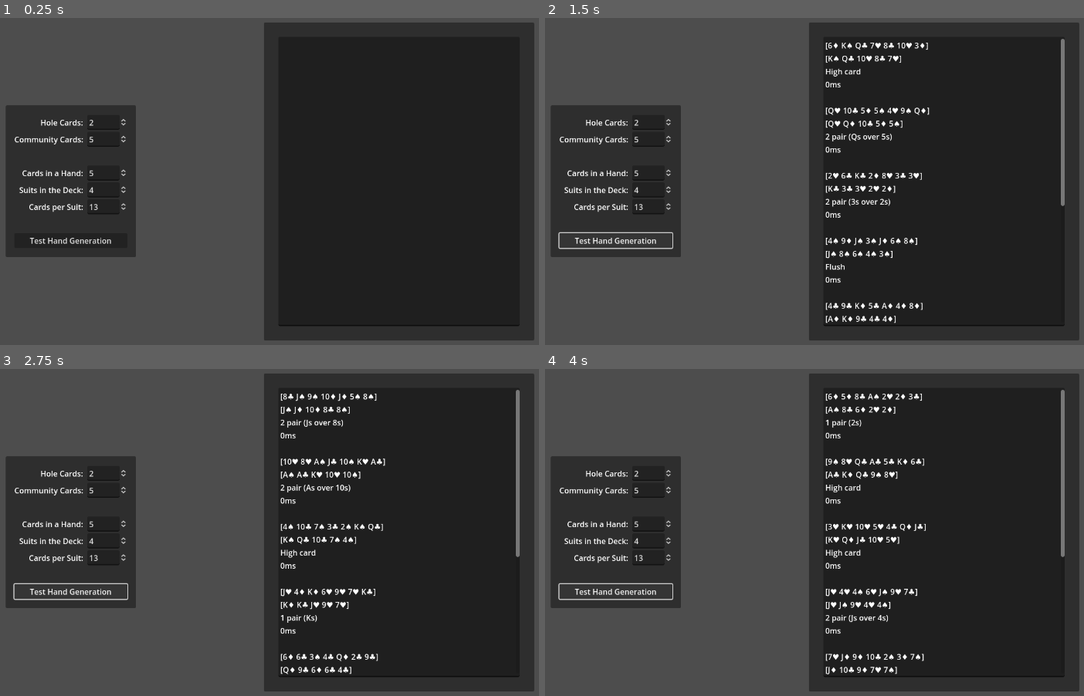
Above: before the commit, frames 1-4 (two rows, left to right).
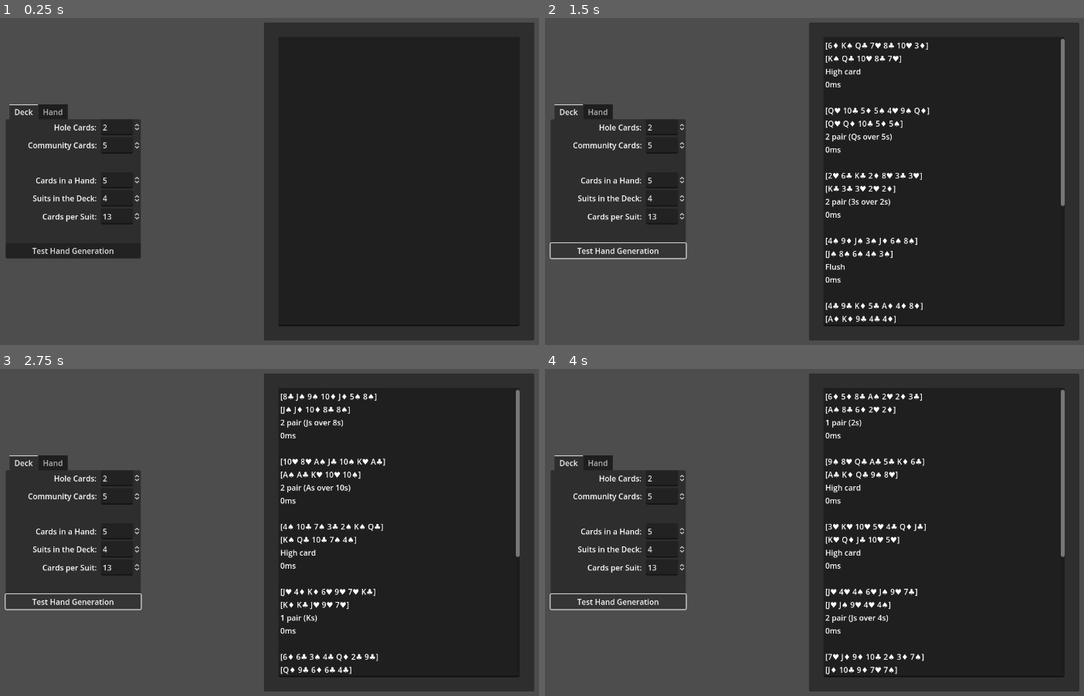
Above: after the commit, the same moments.

Repository: rwilson02/Poker-Party
Game: Godot game, scene res://scenes/debug/test_hands.tscn
The game is run twice, just before and just after one commit, with the same random seed, the same clock (stepped at 60 frames per second) and the same inputs. The project has no main scene, so this scene is started directly.
Inputs:
- Up to frame 1 (0.25 s): no input
- Up to frame 2 (1.5 s): click "Test Hand Generation" at 0.5 s; click "Test Hand Generation" at 1.25 s
- Up to frame 3 (2.75 s): click "Test Hand Generation" at 2 s
- Up to frame 4 (4 s): tap Enter at 2.75 s; tap Space at 3.5 s

The runs differ from the first frame. In frame 1, 2.6% of the frame differs, in the area x 1-27%, y 26-74%; in frame 2, 2.9%, in the area x 0-27%, y 26-74%; in frame 3, 2.9%; in frame 4, 2.9%.

Commit message:
rearrange the test scene
i got tired of hitting the single hand button when i wanted to do the deck test so i made them separate tabs in a tab container. also i forgot 6 of a kind support so that exists now

Diff:
--- a/scenes/debug/test_hands.tscn
+++ b/scenes/debug/test_hands.tscn
@@ -11,114 +11,127 @@
 grow_vertical = 2
 script = ExtResource("1_yr0r1")
 
-[node name="Config" type="Panel" parent="."]
+[node name="Config" type="TabContainer" parent="."]
 layout_mode = 0
 offset_left = 135.0
-offset_top = 202.0
-offset_right = 405.0
-offset_bottom = 517.0
+offset_top = 200.0
+offset_right = 415.0
+offset_bottom = 520.0
 
-[node name="VBoxContainer" type="VBoxContainer" parent="Config"]
-layout_mode = 1
-anchors_preset = 8
-anchor_left = 0.5
-anchor_top = 0.5
-anchor_right = 0.5
-anchor_bottom = 0.5
-offset_left = -117.0
-offset_top = -138.0
-offset_right = 117.0
-offset_bottom = 138.0
-grow_horizontal = 2
-grow_vertical = 2
-
-[node name="Hole" type="HBoxContainer" parent="Config/VBoxContainer"]
+[node name="Deck" type="VBoxContainer" parent="Config"]
 layout_mode = 2
 
-[node name="Label" type="Label" parent="Config/VBoxContainer/Hole"]
+[node name="Hole" type="HBoxContainer" parent="Config/Deck"]
+layout_mode = 2
+size_flags_vertical = 3
+
+[node name="Label" type="Label" parent="Config/Deck/Hole"]
 layout_mode = 2
 size_flags_horizontal = 3
 text = "Hole Cards: "
 horizontal_alignment = 2
 
-[node name="SpinBox" type="SpinBox" parent="Config/VBoxContainer/Hole"]
+[node name="SpinBox" type="SpinBox" parent="Config/Deck/Hole"]
 layout_mode = 2
 min_value = 1.0
 max_value = 3.0
 value = 2.0
 
-[node name="Comm" type="HBoxContainer" parent="Config/VBoxContainer"]
+[node name="Comm" type="HBoxContainer" parent="Config/Deck"]
 layout_mode = 2
+size_flags_vertical = 3
 
-[node name="Label" type="Label" parent="Config/VBoxContainer/Comm"]
+[node name="Label" type="Label" parent="Config/Deck/Comm"]
 layout_mode = 2
 size_flags_horizontal = 3
 text = "Community Cards: "
 horizontal_alignment = 2
 
-[node name="SpinBox" type="SpinBox" parent="Config/VBoxContainer/Comm"]
+[node name="SpinBox" type="SpinBox" parent="Config/Deck/Comm"]
 layout_mode = 2
 min_value = 3.0
 max_value = 7.0
 value = 5.0
 
-[node name="Control" type="Control" parent="Config/VBoxContainer"]
+[node name="Control" type="Control" parent="Config/Deck"]
 custom_minimum_size = Vector2(0, 31)
 layout_mode = 2
 
-[node name="Hand" type="HBoxContainer" parent="Config/VBoxContainer"]
+[node name="Hand" type="HBoxContainer" parent="Config/Deck"]
 layout_mode = 2
+size_flags_vertical = 3
 
-[node name="Label" type="Label" parent="Config/VBoxContainer/Hand"]
+[node name="Label" type="Label" parent="Config/Deck/Hand"]
 layout_mode = 2
 size_flags_horizontal = 3
 text = "Cards in a Hand: "
 horizontal_alignment = 2
 
-[node name="SpinBox" type="SpinBox" parent="Config/VBoxContainer/Hand"]
+[node name="SpinBox" type="SpinBox" parent="Config/Deck/Hand"]
 layout_mode = 2
 min_value = 4.0
 max_value = 6.0
 value = 5.0
 
-[node name="Suits" type="HBoxContainer" parent="Config/VBoxContainer"]
+[node name="Suits" type="HBoxContainer" parent="Config/Deck"]
 layout_mode = 2
+size_flags_vertical = 3
 
-[node name="Label" type="Label" parent="Config/VBoxContainer/Suits"]
+[node name="Label" type="Label" parent="Config/Deck/Suits"]
 layout_mode = 2
 size_flags_horizontal = 3
 text = "Suits in the Deck: "
 horizontal_alignment = 2
 
-[node name="SpinBox" type="SpinBox" parent="Config/VBoxContainer/Suits"]
+[node name="SpinBox" type="SpinBox" parent="Config/Deck/Suits"]
 layout_mode = 2
 min_value = 2.0
 max_value = 6.0
 value = 4.0
 
-[node name="Values" type="HBoxContainer" parent="Config/VBoxContainer"]
+[node name="Values" type="HBoxContainer" parent="Config/Deck"]
 layout_mode = 2
+size_flags_vertical = 3
 
-[node name="Label" type="Label" parent="Config/VBoxContainer/Values"]
+[node name="Label" type="Label" parent="Config/Deck/Values"]
 layout_mode = 2
 size_flags_horizontal = 3
 text = "Cards per Suit: "
 horizontal_alignment = 2
 
-[node name="SpinBox" type="SpinBox" parent="Config/VBoxContainer/Values"]
+[node name="SpinBox" type="SpinBox" parent="Config/Deck/Values"]
 layout_mode = 2
 min_value = 7.0
 max_value = 19.0
 step = 3.0
 value = 13.0
 
-[node name="Control2" type="Control" parent="Config/VBoxContainer"]
+[node name="Control2" type="Control" parent="Config/Deck"]
 custom_minimum_size = Vector2(0, 31)
 layout_mode = 2
 
-[node name="Button" type="Button" parent="Config/VBoxContainer"]
+[node name="Generate" type="Button" parent="Config/Deck"]
 layout_mode = 2
 text = "Test Hand Generation"
+
+[node name="Hand" type="VBoxContainer" parent="Config"]
+visible = false
+layout_mode = 2
+
+[node name="Label" type="Label" parent="Config/Hand"]
+layout_mode = 2
+text = "Lets you test how the program gets the best hand out of a particular set of inputs, subject to the rules on the other tab.
+
+Enter a list of values from 0 (inclusive) to %s (exclusive), separated by spaces."
+horizontal_alignment = 1
+autowrap_mode = 2
+
+[node name="HandInput" type="LineEdit" parent="Config/Hand"]
+layout_mode = 2
+
+[node name="TestHand" type="Button" parent="Config/Hand"]
+layout_mode = 2
+text = "Test Specific Hand"
 
 [node name="Output" type="Panel" parent="."]
 layout_mode = 0
@@ -150,4 +163,6 @@
 virtual_keyboard_enabled = false
 middle_mouse_paste_enabled = false
 
-[connection signal="pressed" from="Config/VBoxContainer/Button" to="." method="do_generation_test"]
+[connection signal="tab_changed" from="Config" to="." method="on_tab_changed"]
+[connection signal="pressed" from="Config/Deck/Generate" to="." method="do_generation_test"]
+[connection signal="pressed" from="Config/Hand/TestHand" to="." method="do_hand_test"]
--- a/scripts/debug/hand_generation.gd
+++ b/scripts/debug/hand_generation.gd
@@ -1,20 +1,21 @@
 extends Node
 
-@onready var hole_selection = $"Config/VBoxContainer/Hole/SpinBox".get_line_edit()
-@onready var comm_selection = $"Config/VBoxContainer/Comm/SpinBox".get_line_edit()
-@onready var hand_selection = $"Config/VBoxContainer/Hand/SpinBox".get_line_edit()
-@onready var suit_selection = $"Config/VBoxContainer/Suits/SpinBox".get_line_edit()
-@onready var vals_selection = $"Config/VBoxContainer/Values/SpinBox".get_line_edit()
+@onready var hole_selection = $Config/Deck/Hole/SpinBox.get_line_edit()
+@onready var comm_selection = $Config/Deck/Comm/SpinBox.get_line_edit()
+@onready var hand_selection = $Config/Deck/Hand/SpinBox.get_line_edit()
+@onready var suit_selection = $Config/Deck/Suits/SpinBox.get_line_edit()
+@onready var vals_selection = $Config/Deck/Values/SpinBox.get_line_edit()
+@onready var hand_explainer = $Config/Hand/Label
+@onready var hand_input = $Config/Hand/HandInput
 @onready var output_box = $Output/TextEdit
+var explanation
+
+func _ready():
+	explanation = hand_explainer.text
 
 func do_generation_test():
 	output_box.clear()
-
-	Rules.SUITS = suit_selection.text.to_int()
-	Rules.VALS_PER_SUIT = vals_selection.text.to_int()
-	Rules.HOLE_CARDS = hole_selection.text.to_int()
-	Rules.COMM_CARDS = comm_selection.text.to_int()
-	Rules.CARDS_PER_HAND = hand_selection.text.to_int()
+	set_rules()
 
 	var deck = range(0, Rules.SUITS * Rules.VALS_PER_SUIT)
 	deck.shuffle()
@@ -42,3 +43,47 @@
 			output_box.set_line(current_line, "Error (Not enough cards to make a hand)")
 
 	Rules.reset()
+
+func do_hand_test():
+	output_box.clear()
+
+	var invalid = false
+
+	var input_cards = hand_input.text.split(" ", false) as Array
+	for i in input_cards.size():
+		if input_cards[i].is_valid_int():
+			input_cards[i] = input_cards[i].to_int()
+		else:
+			invalid = true # Something isn't an integer
+			break
+
+	if invalid:
+		output_box.set_line(0, "Error (Noninteger or nonspace in text box)")
+		return
+	elif input_cards.size() < Rules.CARDS_PER_HAND:
+		output_box.set_line(0, "Error (Too few cards to make a hand)")
+		return
+	elif input_cards.any(func(c): return c >= Rules.SUITS * Rules.VALS_PER_SUIT):
+		output_box.set_line(0, "Error (Card index out of range of deck size)")
+		return
+
+	var best_hand = Hand.get_best_hand(input_cards, Rules.CARDS_PER_HAND)
+
+	if best_hand.rank != "":
+		output_box.set_line(0, "%s\n" % Rules.hand_to_string(input_cards))
+		output_box.set_line(1, "%s\n" % Rules.hand_to_string(best_hand.cards))
+		output_box.set_line(2, best_hand.get_name() + "\n")
+
+	Rules.reset()
+
+func set_rules():
+	Rules.SUITS = suit_selection.text.to_int()
+	Rules.VALS_PER_SUIT = vals_selection.text.to_int()
+	Rules.HOLE_CARDS = hole_selection.text.to_int()
+	Rules.COMM_CARDS = comm_selection.text.to_int()
+	Rules.CARDS_PER_HAND = hand_selection.text.to_int()
+
+func on_tab_changed(tab):
+	if tab == 1:
+		set_rules()
+		hand_explainer.text = explanation % (Rules.SUITS * Rules.VALS_PER_SUIT)
--- a/scripts/hand.gd
+++ b/scripts/hand.gd
@@ -32,12 +32,12 @@
 	runs.sort_custom(func(a,b): return a[0] > b[0])
 
 	match [is_straight, is_flush]:
-		[true, true]:
-			self.rank = "SF"
+		[true, var also_flush]:
 			self.kickerA = self.cards.front()
-		[true, false]:
-			self.rank = "ST"
-			self.kickerA = self.cards.front()
+			if Rules.get_value(self.kickerA) == Rules.VALS_PER_SUIT - 1:
+				if Rules.get_value(self.cards[1]) == 3:
+					self.kickerA = self.cards[1]
+			self.rank = "SF" if also_flush else "ST"
 		[false, true]:
 			self.rank = "FL"
 		[false, false]:
@@ -46,10 +46,11 @@
 				1:
 					self.kickerA = runs[0][1]
 					match runs[0][0]:
+						6: self.rank = "6K"
+						5: self.rank = "5K"
+						4: self.rank = "4K"
+						3: self.rank = "3K"
 						2: self.rank = "1P"
-						3: self.rank = "3K"
-						4: self.rank = "4K"
-						5: self.rank = "5K"
 				2:
 					self.kickerA = runs[0][1]
 					self.kickerB = runs[1][1]
@@ -76,6 +77,9 @@
 	var properB = Rules.get_proper_value(kickerB)
 
 	match rank:
+		"6K":
+			hand_name = "6-of-a-kind (%ss)"
+			return hand_name % properA
 		"5K":
 			hand_name = "5-of-a-kind (%ss)"
 			return hand_name % properA
@@ -109,6 +113,25 @@
 		"":
 			hand_name = "Invalid hand"
 
+func sequential(array):
+	var is_sequential = true
+	for i in array.size() - 1:
+		is_sequential = is_sequential and (array[i] - 1 == array[i+1])
+		if not is_sequential: break
+
+	var ace_low_test = range(array.size() - 1)
+	ace_low_test.append(Rules.VALS_PER_SUIT - 1)
+	ace_low_test.reverse()
+
+	return is_sequential or (array == ace_low_test)
+
+func all_equal(array):
+	var equal = true
+	for i in array.size() - 1:
+		equal = equal and (array[i] == array[i+1])
+		if not equal: break
+	return equal
+
 static func sort(a: Hand, b:Hand) -> bool:
 	if a.rank != b.rank:
 		return Rules.HAND_RANKS[a.rank] > Rules.HAND_RANKS[b.rank]
@@ -122,30 +145,6 @@
 		return a.cards.map(Rules.get_value) > b.cards.map(Rules.get_value)
 
 static func get_best_hand(given_cards: Array, hand_size: int):
-#	var spans = cards.size() - hand_size
-#
-#	var best_straight = null
-#	var best_flush = null
-#	var best_combo = null
-#
-#	cards.sort()
-#
-#	# Determine best flush
-#	var flushes: Array
-#	for suit in Rules.SUITS:
-#		var possible_flush = cards.filter(func(val): Rules.get_suit(val) == suit)
-#		if possible_flush.size() >= hand_size:
-#			flushes.append(possible_flush.slice(0, hand_size))
-#
-#	flushes.sort()
-#	best_flush = flushes.front()
-#
-#	# Determine best straight
-#	for i in spans + 1:
-#		var cut = cards.slice(i, hand_size + i)
-#		if best_straight == null \
-#		and cut.reduce(func(accum, num): return accum + num, 0)/hand_size == cut[2]:
-#			best_straight = cut
 	var best_hand: Hand = Hand.new([])
 	var possible_hands = get_combinations(given_cards, hand_size)
 
@@ -154,25 +153,6 @@
 		best_hand = new_hand if Hand.sort(new_hand, best_hand) else best_hand
 
 	return best_hand
-
-func sequential(array):
-	var is_sequential = true
-	for i in array.size() - 1:
-		is_sequential = is_sequential and (array[i] - 1 == array[i+1])
-		if not is_sequential: break
-
-	var ace_low_test = range(array.size() - 1)
-	ace_low_test.reverse()
-	ace_low_test.append(Rules.VALS_PER_SUIT - 1)
-
-	return is_sequential or (array == ace_low_test)
-
-func all_equal(array):
-	var equal = true
-	for i in array.size() - 1:
-		equal = equal and (array[i] == array[i+1])
-		if not equal: break
-	return equal
 
 static func get_combinations(n: Array, k: int):
 	var returned = []
--- a/scripts/rules.gd
+++ b/scripts/rules.gd
@@ -22,7 +22,8 @@
 	# 6-card exclusives (values estimated)
 	"CR": 550, # Crowd (not-quite-full house)
 	"3P": 570, # 3 pair
-	"2T": 590  # 2 trips
+	"2T": 590, # 2 trips
+	"6K": 999  # 6-of-a-kind
 }
 
 func get_value(card: int): return card % VALS_PER_SUIT
